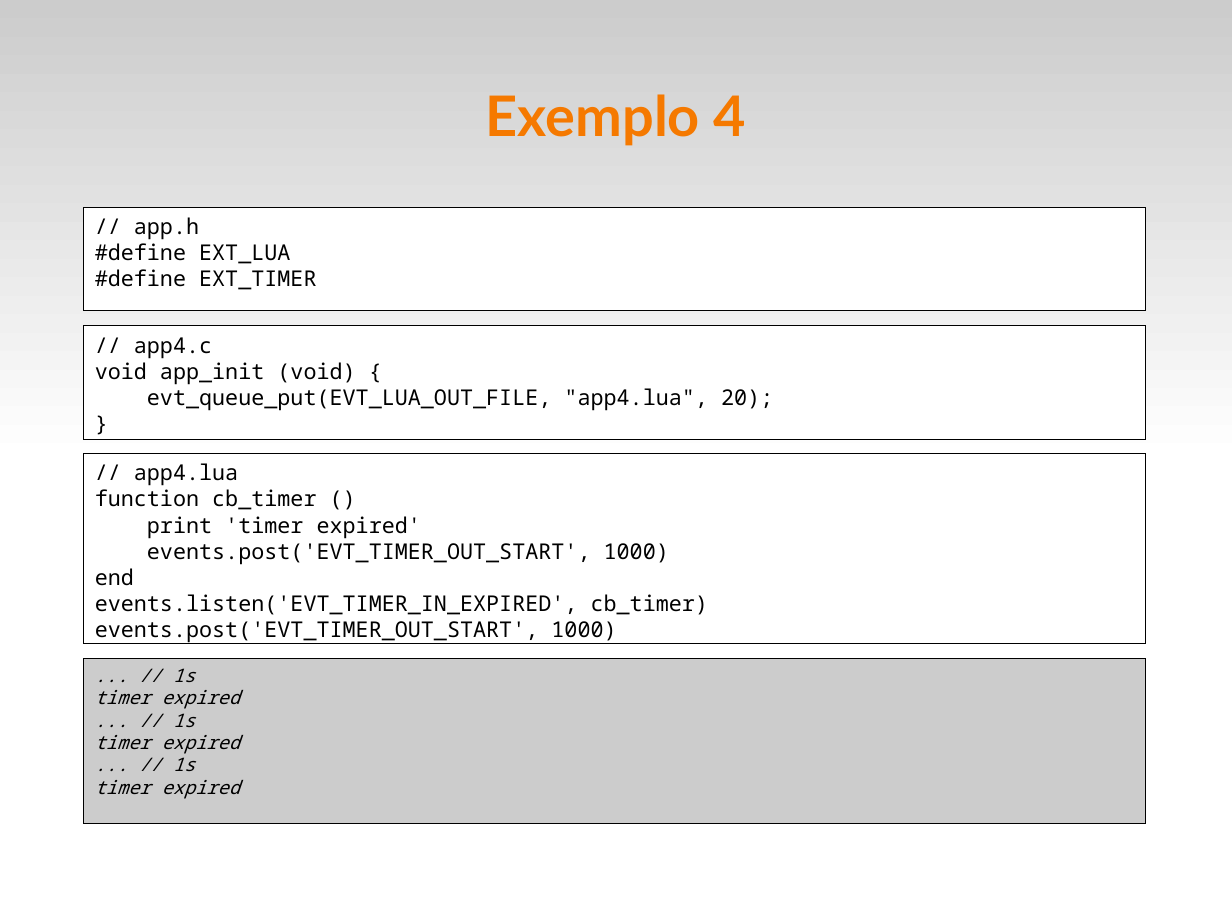
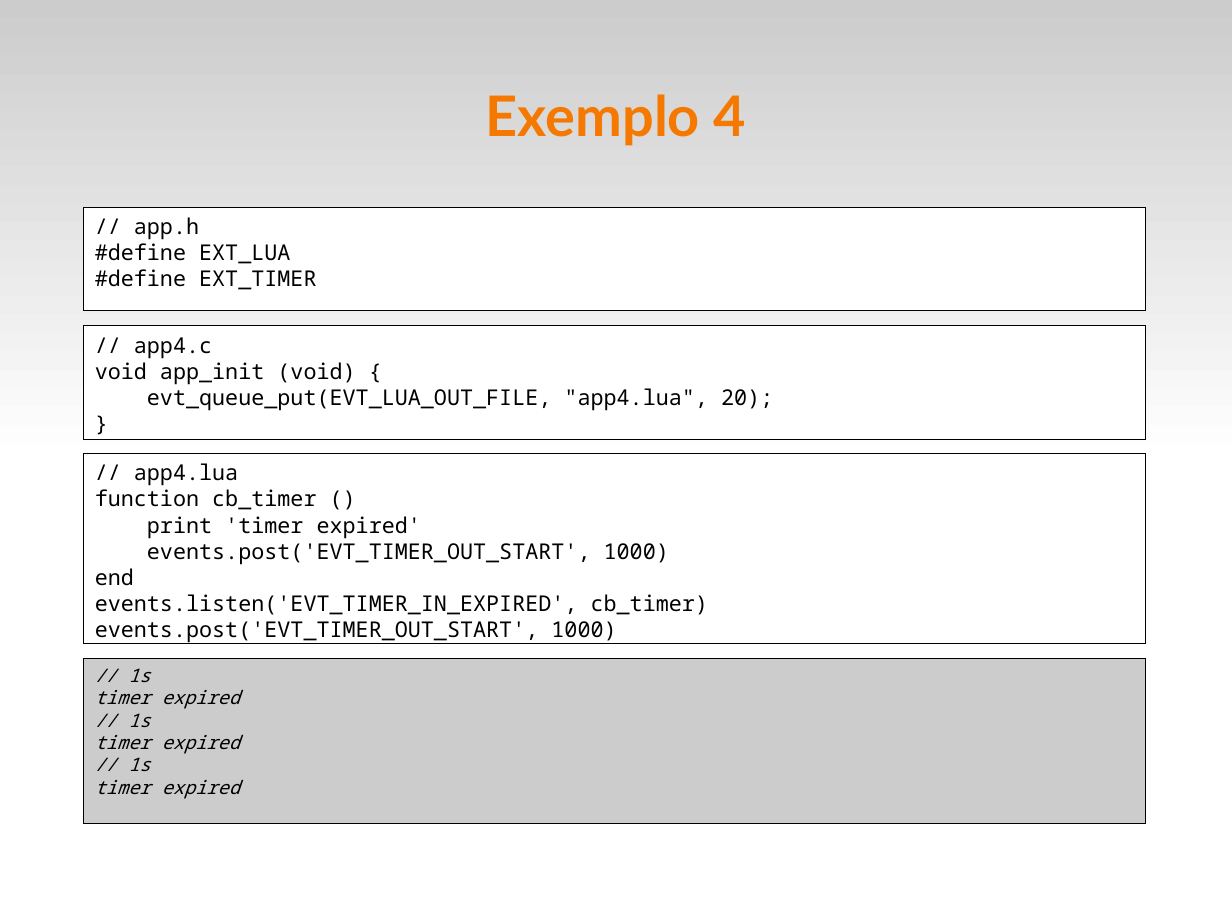
Before and after one commit to fsantanna/events, a slide deck: slide 16 of evt.odp. Drawn at 1232x924 pixels with LibreOffice and Linux fonts; fonts in the diff are those of the drawing. Boxes give left, top, right and bottom in pixels: in the first picture for what was removed or moved away, otherwise in the second. Text is boxed around its words. In the diff, an @@ line names an element or a change of style, - is before the commit and + after.

```diff
--- a/evt.odp
+++ b/evt.odp
@@ text in rectangle at box(128, 668, 150, 682): text changed @@
-... // 1s
+// 1s
@@ text in rectangle at box(128, 713, 150, 727): text changed @@
-... // 1s
+// 1s
@@ text in rectangle at box(128, 757, 150, 771): text changed @@
-... // 1s
+// 1s
```
Also in this commit, not shown: 2 other slides changed, 4 slides added, 5 other files.
